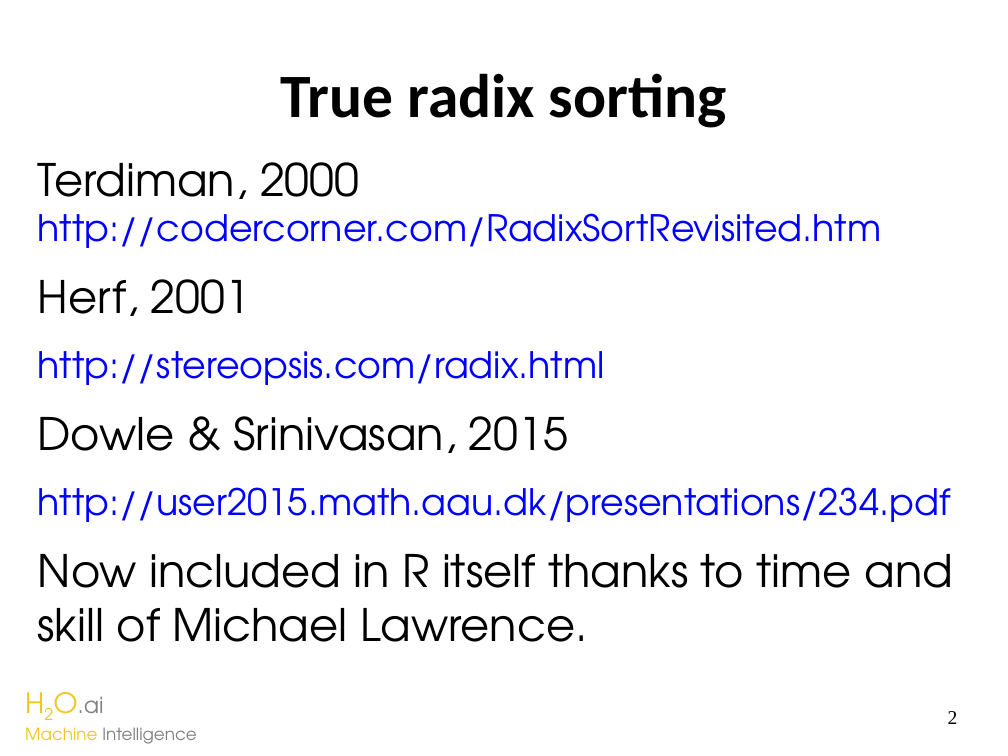
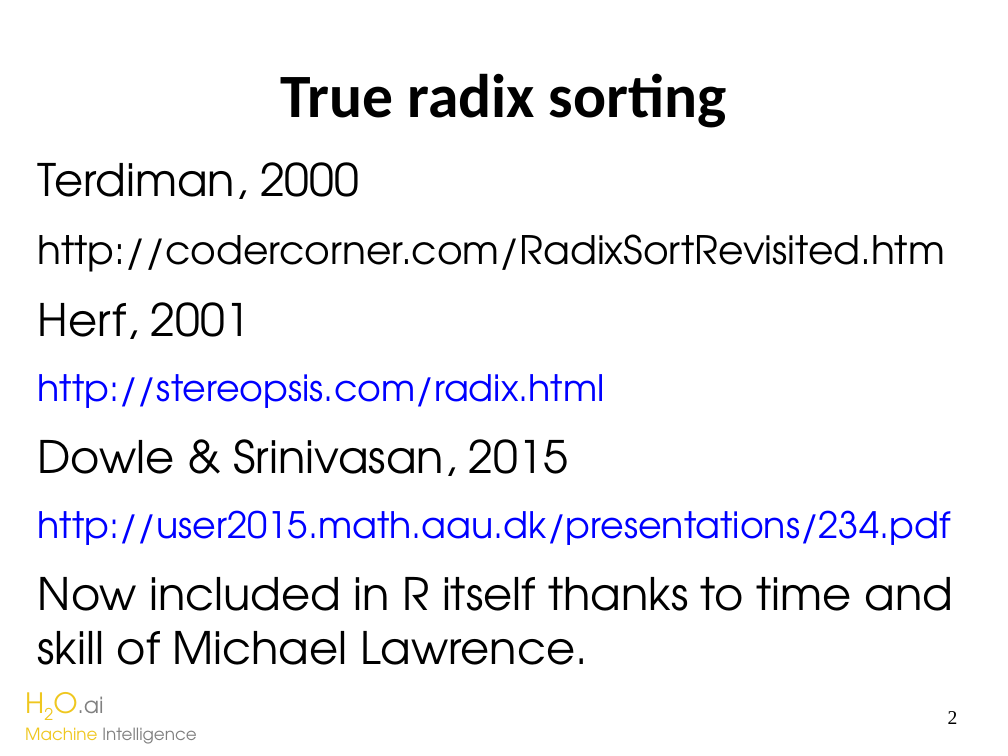
Before and after one commit to h2oai/h2o-meetups, a slide deck: slide 2 of 2016_02_09_BigJoin_BARUG/BigJoin.odp. Drawn at 1008x756 pixels with LibreOffice and Linux fonts; fonts in the diff are those of the drawing. Boxes give left, top, right and bottom in pixels: in the first picture for what was removed or moved away, otherwise in the second. Text is boxed around its words. In the diff, an @@ line names an element or a change of style, - is before the commit and + after.

```diff
--- a/2016_02_09_BigJoin_BARUG/BigJoin.odp
+++ b/2016_02_09_BigJoin_BARUG/BigJoin.odp
@@ text at (38,162,945,272): text changed; size 26 to 28 pt; text colour #0000FF to #000000 @@
-Terdiman, 2000 http://codercorner.com/RadixSortRevisited.htm
+Terdiman, 2000
+http://codercorner.com/RadixSortRevisited.htm
```
Also in this commit, not shown: 1 slide removed, 1 other file.
